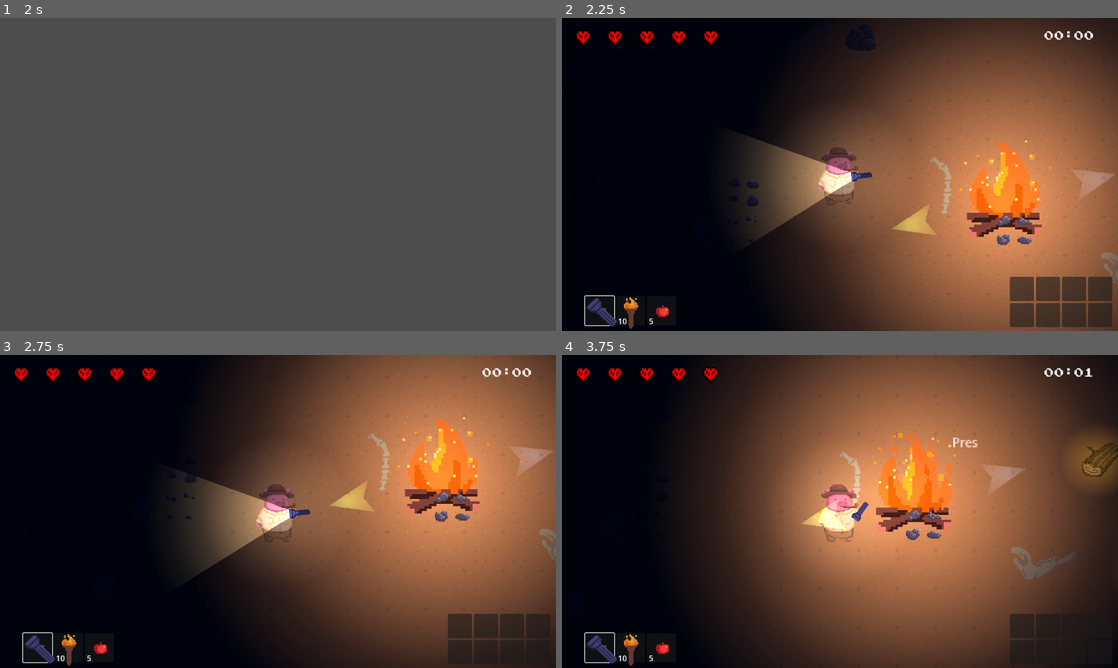
Above: before the commit, frames 1-4 (two rows, left to right).
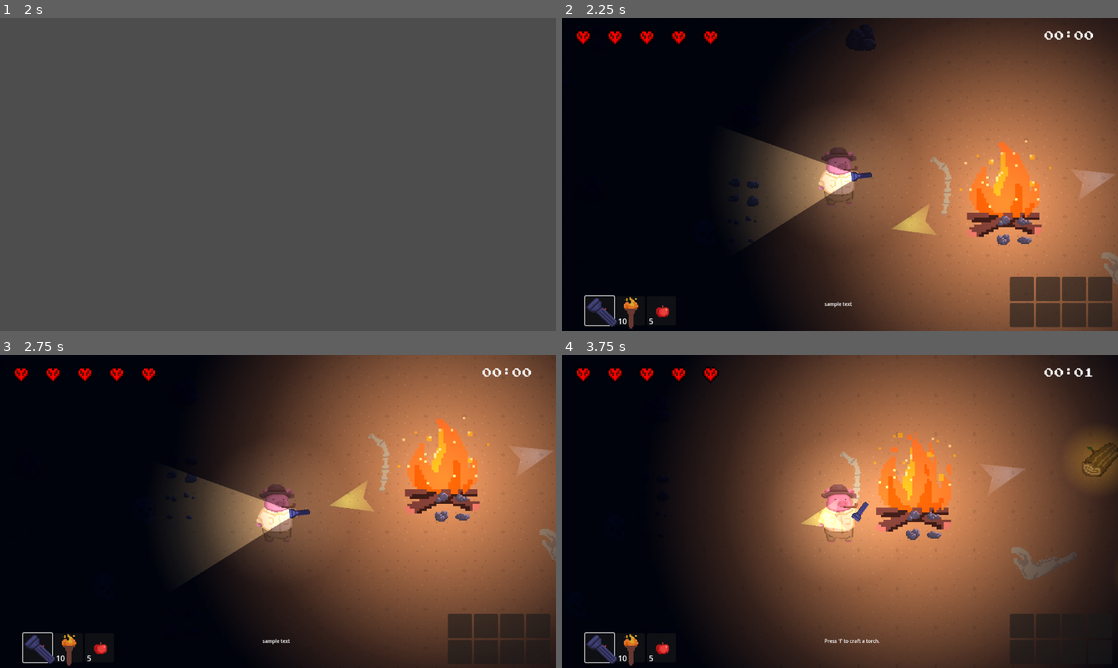
Above: after the commit, the same moments.

Repository: JasonLee4/MaizeRunnerGame
Game: Godot game, scene res://scenes/menus/main_menu.tscn
Two runs of this game, one before a commit and one after it. Both use one fixed random seed, a clock stepped at 60 frames per second and the inputs below. Sound files missing from this copy of the repository are replaced by a short silence.
Inputs (mouse positions are in pixels of both pictures, inside the frame that each line leads up to):
- Up to frame 1 (2 s): click (278, 180) at 0.5 s; tap Enter at 1.25 s; move the mouse to (400, 158) at 1.27 s; hold D (right) from 1.28 s (still down); hold F (advance_dialogue) from 1.28 s (still down)
- Up to frame 2 (2.25 s): tap Space (dash) at 2, 2.1 s; move the mouse to (728, 190) at 2.02 s; release D (right) at 2.03 s; release F (advance_dialogue) at 2.03 s; hold S (down) from 2.03 s (still down)
- Up to frame 3 (2.75 s): keep holding S (down)
- Up to frame 4 (3.75 s): tap F (advance_dialogue) at 2.75, 3.5 s; move the mouse to (895, 442) at 2.77 s; release S (down) at 2.78 s; hold D (right) 2.78-3.53 s; click (895, 442) at 2.85 s; move the mouse to (812, 574) at 3.52 s; hold W (up) from 3.53 s (still down); tap Mouse wheel down (scroll_down) at 3.6 s

Frame 1 is identical in both runs. In frame 2, less than 0.1% of the frame differs, in the area x 47-53%, y 90-93%; in frame 3, less than 0.1%; in frame 4, 0.2%, in the area x 47-75%, y 26-92%.

Commit message:
change tooltip to be in ui and update via signals

Diff:
--- a/globals/globals.gd
+++ b/globals/globals.gd
@@ -27,6 +27,8 @@
 ### Dungeon ###
 signal dungeon_created
 
+### Tooltip ###
+signal tooltip_update
 
 ### Inventory ###
 signal inv_update
--- a/scenes/characters/pig.tscn
+++ b/scenes/characters/pig.tscn
@@ -1,5 +1,4 @@
-[gd_scene load_steps=34 format=3 uid="uid://cj72oa0j0cfj6"]
-
+[gd_scene load_steps=38 format=3 uid="uid://cj72oa0j0cfj6"]
 
 [ext_resource type="Script" path="res://scenes/characters/pig.gd" id="1_hx4hr"]
 [ext_resource type="Texture2D" uid="uid://depoalr5gvqrd" path="res://assets/spritesheets/pigrolling.png" id="3_6qboe"]
@@ -264,26 +263,8 @@
 "values": [3, 4, 5, 6, 7]
 }
 
-[sub_resource type="Animation" id="Animation_thuxf"]
-resource_name = "torch"
-length = 0.6
-loop_mode = 1
-step = 0.2
-tracks/0/type = "value"
-tracks/0/imported = false
-tracks/0/enabled = true
-tracks/0/path = NodePath("Torch:frame")
-tracks/0/interp = 1
-tracks/0/loop_wrap = true
-tracks/0/keys = {
-"times": PackedFloat32Array(0, 0.2, 0.4, 0.6),
-"transitions": PackedFloat32Array(1, 1, 1, 1),
-"update": 1,
-"values": [0, 1, 2, 3]
-}
-
-[sub_resource type="Animation" id="Animation_yvqkv"]
-resource_name = "pigwalk_equip_right"
+[sub_resource type="Animation" id="Animation_13uwa"]
+resource_name = "pigwalk_equip_left"
 loop_mode = 1
 step = 0.2
 tracks/0/type = "value"
@@ -308,7 +289,7 @@
 "times": PackedFloat32Array(0),
 "transitions": PackedFloat32Array(1),
 "update": 0,
-"values": [Vector2(16, -6)]
+"values": [Vector2(-16, -7)]
 }
 tracks/2/type = "value"
 tracks/2/imported = false
@@ -332,7 +313,7 @@
 "times": PackedFloat32Array(0),
 "transitions": PackedFloat32Array(1),
 "update": 0,
-"values": [Vector2(16, 1)]
+"values": [Vector2(-16, 1)]
 }
 tracks/4/type = "value"
 tracks/4/imported = false
@@ -344,7 +325,7 @@
 "times": PackedFloat32Array(0),
 "transitions": PackedFloat32Array(1),
 "update": 1,
-"values": [false]
+"values": [true]
 }
 tracks/5/type = "value"
 tracks/5/imported = false
@@ -359,8 +340,8 @@
 "values": [&"torch"]
 }
 
-[sub_resource type="Animation" id="Animation_13uwa"]
-resource_name = "pigwalk_equip_left"
+[sub_resource type="Animation" id="Animation_yvqkv"]
+resource_name = "pigwalk_equip_right"
 loop_mode = 1
 step = 0.2
 tracks/0/type = "value"
@@ -385,7 +366,7 @@
 "times": PackedFloat32Array(0),
 "transitions": PackedFloat32Array(1),
 "update": 0,
-"values": [Vector2(-16, -7)]
+"values": [Vector2(16, -6)]
 }
 tracks/2/type = "value"
 tracks/2/imported = false
@@ -409,7 +390,7 @@
 "times": PackedFloat32Array(0),
 "transitions": PackedFloat32Array(1),
 "update": 0,
-"values": [Vector2(-16, 1)]
+"values": [Vector2(16, 1)]
 }
 tracks/4/type = "value"
 tracks/4/imported = false
@@ -421,7 +402,7 @@
 "times": PackedFloat32Array(0),
 "transitions": PackedFloat32Array(1),
 "update": 1,
-"values": [true]
+"values": [false]
 }
 tracks/5/type = "value"
 tracks/5/imported = false
@@ -434,6 +415,24 @@
 "transitions": PackedFloat32Array(1),
 "update": 1,
 "values": [&"torch"]
+}
+
+[sub_resource type="Animation" id="Animation_thuxf"]
+resource_name = "torch"
+length = 0.6
+loop_mode = 1
+step = 0.2
+tracks/0/type = "value"
+tracks/0/imported = false
+tracks/0/enabled = true
+tracks/0/path = NodePath("Torch:frame")
+tracks/0/interp = 1
+tracks/0/loop_wrap = true
+tracks/0/keys = {
+"times": PackedFloat32Array(0, 0.2, 0.4, 0.6),
+"transitions": PackedFloat32Array(1, 1, 1, 1),
+"update": 1,
+"values": [0, 1, 2, 3]
 }
 
 [sub_resource type="AnimationLibrary" id="AnimationLibrary_07awo"]
--- a/scenes/items/Flashlight.tscn
+++ b/scenes/items/Flashlight.tscn
@@ -21,6 +21,7 @@
 linear_damp = 1.5
 script = ExtResource("1_pl8ew")
 item = ExtResource("2_cjqs0")
+speed = 70
 
 [node name="Sprite2D" type="Sprite2D" parent="."]
 rotation = 0.785398
--- a/scenes/objects/FirePlace.gd
+++ b/scenes/objects/FirePlace.gd
@@ -6,7 +6,6 @@
 @export var tooltip_message: String
 
 var crafting_available
-signal tooltip_update
 #signal craft_torch
 
 #may change how this works for future recipes
@@ -16,7 +15,7 @@
 @onready var exit_guidelight = $GuideLightGreen
 
 func _ready():
-	tooltip_update.emit(tooltip_message)
+	pass
 
 func set_key_guide(pos: Vector2):
 	key_guidelight.visible = true
@@ -43,7 +42,8 @@
 func _on_area_2d_body_entered(body):
 	if body.has_method("player"):
 		crafting_available = true
-		$Tooltip/Timer.start()
+		Globals.tooltip_update.emit(tooltip_message, true)
+
 
 
 
@@ -51,6 +51,4 @@
 func _on_area_2d_body_exited(body):
 	if body.has_method("player"):
 		crafting_available = false
-		$Tooltip/Timer.stop()
-
-		$Tooltip/RichTextLabel.visible_characters = 0
+		Globals.tooltip_update.emit(tooltip_message, false)
--- a/scenes/objects/FirePlace.tscn
+++ b/scenes/objects/FirePlace.tscn
@@ -1,11 +1,10 @@
-[gd_scene load_steps=14 format=3 uid="uid://bvxtel4kt8t1d"]
+[gd_scene load_steps=13 format=3 uid="uid://bvxtel4kt8t1d"]
 
 [ext_resource type="Script" path="res://scenes/objects/FirePlace.gd" id="1_m0kst"]
 [ext_resource type="Resource" uid="uid://du10n1gotovf2" path="res://scenes/items/inventory/inv_items/Torch.tres" id="2_ll4gk"]
 [ext_resource type="Texture2D" uid="uid://p2ae71l8x3qr" path="res://assets/spritesheets/campfire.png" id="3_ak5db"]
 [ext_resource type="Texture2D" uid="uid://fdgdapdyi6kd" path="res://assets/textures/fading_circle.tres" id="4_rvtvu"]
 [ext_resource type="AudioStream" uid="uid://dasnlixiyfnjy" path="res://assets/audio/sfx/410736__selector__campfire-in-the-open-field-3.wav" id="5_wpshn"]
-[ext_resource type="PackedScene" uid="uid://wqx546fxgt0q" path="res://scenes/ui/tooltip.tscn" id="6_djigm"]
 [ext_resource type="PackedScene" uid="uid://b1rpep7xu3i83" path="res://scenes/lights/guide_light.tscn" id="7_4wo75"]
 
 [sub_resource type="AtlasTexture" id="AtlasTexture_mt8ow"]
@@ -95,12 +94,6 @@
 attenuation = 15.0
 panning_strength = 5.0
 
-[node name="Tooltip" parent="." instance=ExtResource("6_djigm")]
-offset_left = 32.0
-offset_top = -54.0
-offset_right = 92.0
-offset_bottom = 6.0
-
 [node name="GuideLightBlue" parent="." instance=ExtResource("7_4wo75")]
 visible = false
 color = Color(0.219608, 0.447059, 1, 1)
--- a/scenes/ui/tooltip.gd
+++ b/scenes/ui/tooltip.gd
@@ -1,17 +1,10 @@
 extends NinePatchRect
 
 
-# Called when the node enters the scene tree for the first time.
 func _ready():
-	$RichTextLabel.visible_characters = 0
-	get_parent().connect("tooltip_update", apply_text)
-
-func apply_text(text):
-	$RichTextLabel.text = text
-# Called every frame. 'delta' is the elapsed time since the previous frame.
-func _process(delta):
 	pass
 
 
-func _on_timer_timeout():
-	$RichTextLabel.visible_characters += 2
+func apply_text(text, display):
+	$RichTextLabel.text = text
+	$RichTextLabel.visible = display
--- a/scenes/ui/tooltip.tscn
+++ b/scenes/ui/tooltip.tscn
@@ -16,10 +16,3 @@
 fit_content = true
 scroll_active = false
 autowrap_mode = 0
-
-[node name="AnimationPlayer" type="AnimationPlayer" parent="."]
-
-[node name="Timer" type="Timer" parent="."]
-wait_time = 0.1
-
-[connection signal="timeout" from="Timer" to="." method="_on_timer_timeout"]
--- a/scenes/ui/ui.gd
+++ b/scenes/ui/ui.gd
@@ -17,6 +17,8 @@
 	Globals.connect("lvl_start", start_timer)
 	Globals.connect("lvl_end", stop_timer)
 
+	#tooltip display
+	Globals.connect("tooltip_update", update_tooltip)
 
 
 func _process(delta):
@@ -44,3 +46,6 @@
 
 func stop_timer():
 	Globals.lvl_end_time = Time.get_ticks_msec()
+
+func update_tooltip(text, display):
+	$Tooltip.apply_text(text, display)
--- a/scenes/ui/ui.tscn
+++ b/scenes/ui/ui.tscn
@@ -8,6 +8,7 @@
 [ext_resource type="FontFile" uid="uid://cb6u7h12t2r43" path="res://assets/ui/joystix monospace.otf" id="6_1tqm1"]
 [ext_resource type="PackedScene" uid="uid://c6jq8xlxnv1r8" path="res://scenes/ui/backpack_menu.tscn" id="7_4nqm3"]
 [ext_resource type="PackedScene" uid="uid://buqcuuo15n8sg" path="res://scenes/menus/pause_menu.tscn" id="8_nvfsd"]
+[ext_resource type="PackedScene" uid="uid://wqx546fxgt0q" path="res://scenes/ui/tooltip.tscn" id="9_drrv1"]
 
 [sub_resource type="TileSetAtlasSource" id="TileSetAtlasSource_exthu"]
 texture = ExtResource("4_etjpm")
@@ -108,3 +109,9 @@
 grow_vertical = 0
 
 [node name="PauseMenu" parent="." instance=ExtResource("8_nvfsd")]
+
+[node name="Tooltip" parent="." instance=ExtResource("9_drrv1")]
+offset_left = 544.0
+offset_top = 584.0
+offset_right = 604.0
+offset_bottom = 644.0
Not shown: 1 places in scenes/ui/ui.tscn that only renumber resources
